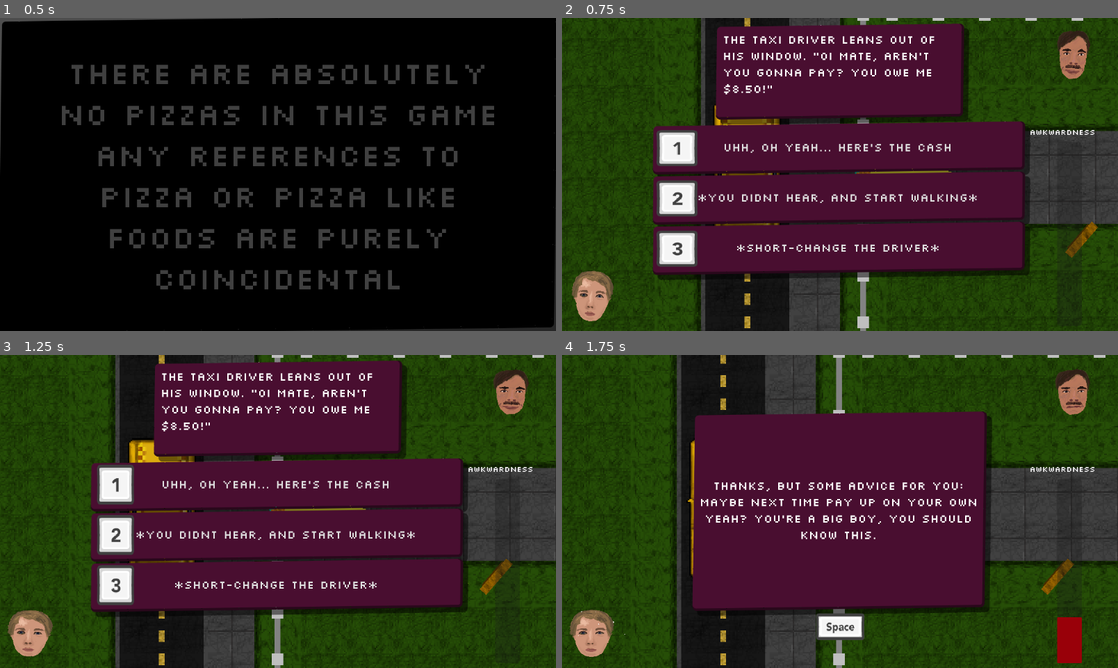
Above: before the commit, frames 1-4 (two rows, left to right).
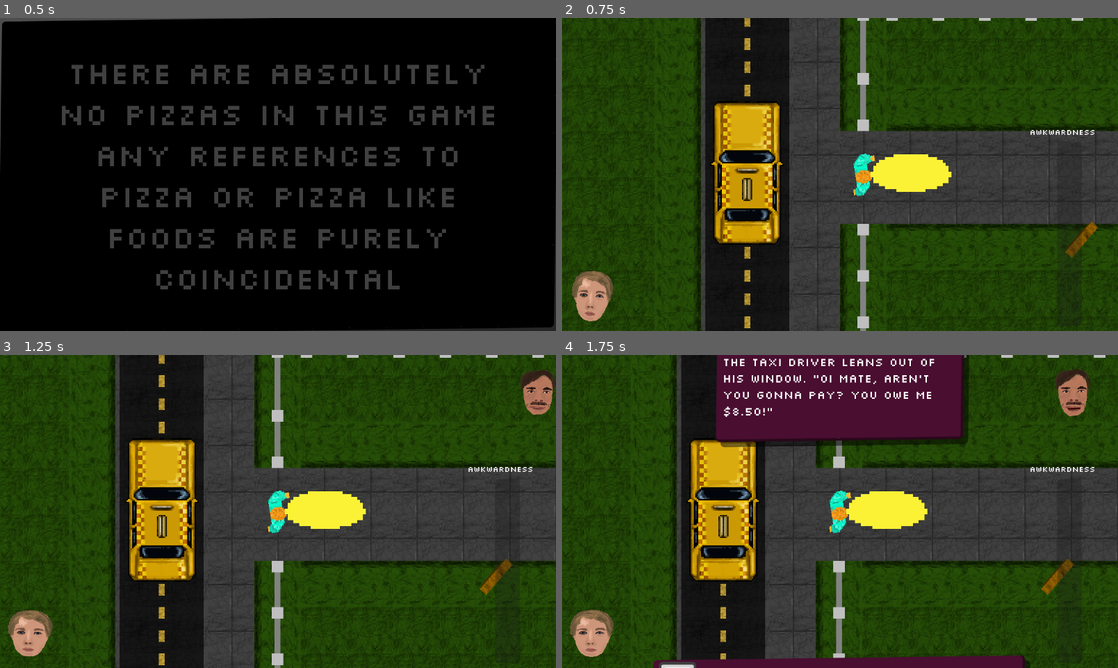
Above: after the commit, the same moments.

Repository: Jibby-Games/PizzaJam11
Game: Godot game, scene res://menu/intro.tscn
Same seed, same stepped clock (60 frames per second), same inputs: the game is played once before the commit and once after it.
Inputs (mouse positions are in pixels of both pictures, inside the frame that each line leads up to):
- Up to frame 1 (0.5 s): no input
- Up to frame 2 (0.75 s): tap Enter (ui_accept) at 0.5 s; move the mouse to (962, 158) at 0.52 s; press the mouse at (962, 158) at 0.53 s; hold D (right) from 0.53 s (still down)
- Up to frame 3 (1.25 s): keep holding D (right); tap Enter (ui_accept) at 0.77 s
- Up to frame 4 (1.75 s): release D (right) at 1.25 s; release the mouse at (962, 495) at 1.25 s; click (840, 486) at 1.25 s, where only the run before the commit has a clickable "Uhh, oh yeah... here's the ca…"

Frame 1 is identical in both runs. In frame 2, 47% of the frame differs, in the area x 16-95%, y 1-84%; in frame 3, 48%, in the area x 16-100%, y 1-84%; in frame 4, 42%.

Commit message:
feat: animated events oh yeaaaaahh

Diff:
--- a/ui/awkward_event_system.tscn
+++ b/ui/awkward_event_system.tscn
@@ -33,9 +33,134 @@
 
 [sub_resource type="Animation" id="Animation_8vb36"]
 resource_name = "start_event"
+length = 2.5
+tracks/0/type = "value"
+tracks/0/imported = false
+tracks/0/enabled = true
+tracks/0/path = NodePath("NPCPortrait:position")
+tracks/0/interp = 1
+tracks/0/loop_wrap = true
+tracks/0/keys = {
+"times": PackedFloat32Array(0, 1),
+"transitions": PackedFloat32Array(0.5, 0.5),
+"update": 0,
+"values": [Vector2(1220, 20), Vector2(998, 18)]
+}
+tracks/1/type = "value"
+tracks/1/imported = false
+tracks/1/enabled = true
+tracks/1/path = NodePath("ChoiceScreen/ScenePanel:position")
+tracks/1/interp = 1
+tracks/1/loop_wrap = true
+tracks/1/keys = {
+"times": PackedFloat32Array(0.4, 1.3),
+"transitions": PackedFloat32Array(0.5, 0.5),
+"update": 0,
+"values": [Vector2(320, -252), Vector2(320, 15)]
+}
+tracks/2/type = "value"
+tracks/2/imported = false
+tracks/2/enabled = true
+tracks/2/path = NodePath("ChoiceScreen/DialogueChoices/ChoiceButton1:position")
+tracks/2/interp = 1
+tracks/2/loop_wrap = true
+tracks/2/keys = {
+"times": PackedFloat32Array(0.7, 1.4),
+"transitions": PackedFloat32Array(2, 2),
+"update": 0,
+"values": [Vector2(0, 500), Vector2(0, 0)]
+}
+tracks/3/type = "value"
+tracks/3/imported = false
+tracks/3/enabled = true
+tracks/3/path = NodePath("ChoiceScreen/DialogueChoices/ChoiceButton2:position")
+tracks/3/interp = 1
+tracks/3/loop_wrap = true
+tracks/3/keys = {
+"times": PackedFloat32Array(1.2, 1.9),
+"transitions": PackedFloat32Array(2, 2),
+"update": 0,
+"values": [Vector2(0, 604), Vector2(0, 104)]
+}
+tracks/4/type = "value"
+tracks/4/imported = false
+tracks/4/enabled = true
+tracks/4/path = NodePath("ChoiceScreen/DialogueChoices/ChoiceButton3:position")
+tracks/4/interp = 1
+tracks/4/loop_wrap = true
+tracks/4/keys = {
+"times": PackedFloat32Array(1.6, 2.3),
+"transitions": PackedFloat32Array(2, 2),
+"update": 0,
+"values": [Vector2(0, 708), Vector2(0, 208)]
+}
+
+[sub_resource type="Animation" id="Animation_57fjc"]
+length = 0.001
+tracks/0/type = "value"
+tracks/0/imported = false
+tracks/0/enabled = true
+tracks/0/path = NodePath("NPCPortrait:position")
+tracks/0/interp = 1
+tracks/0/loop_wrap = true
+tracks/0/keys = {
+"times": PackedFloat32Array(0),
+"transitions": PackedFloat32Array(1),
+"update": 0,
+"values": [Vector2(998, 18)]
+}
+tracks/1/type = "value"
+tracks/1/imported = false
+tracks/1/enabled = true
+tracks/1/path = NodePath("ChoiceScreen/ScenePanel:position")
+tracks/1/interp = 1
+tracks/1/loop_wrap = true
+tracks/1/keys = {
+"times": PackedFloat32Array(0),
+"transitions": PackedFloat32Array(1),
+"update": 0,
+"values": [Vector2(320, 15)]
+}
+tracks/2/type = "value"
+tracks/2/imported = false
+tracks/2/enabled = true
+tracks/2/path = NodePath("ChoiceScreen/DialogueChoices/ChoiceButton1:position")
+tracks/2/interp = 1
+tracks/2/loop_wrap = true
+tracks/2/keys = {
+"times": PackedFloat32Array(0),
+"transitions": PackedFloat32Array(1),
+"update": 0,
+"values": [Vector2(0, 0)]
+}
+tracks/3/type = "value"
+tracks/3/imported = false
+tracks/3/enabled = true
+tracks/3/path = NodePath("ChoiceScreen/DialogueChoices/ChoiceButton2:position")
+tracks/3/interp = 1
+tracks/3/loop_wrap = true
+tracks/3/keys = {
+"times": PackedFloat32Array(0),
+"transitions": PackedFloat32Array(1),
+"update": 0,
+"values": [Vector2(0, 104)]
+}
+tracks/4/type = "value"
+tracks/4/imported = false
+tracks/4/enabled = true
+tracks/4/path = NodePath("ChoiceScreen/DialogueChoices/ChoiceButton3:position")
+tracks/4/interp = 1
+tracks/4/loop_wrap = true
+tracks/4/keys = {
+"times": PackedFloat32Array(0),
+"transitions": PackedFloat32Array(1),
+"update": 0,
+"values": [Vector2(0, 208)]
+}
 
 [sub_resource type="AnimationLibrary" id="AnimationLibrary_eop60"]
 _data = {
+"RESET": SubResource("Animation_57fjc"),
 "start_event": SubResource("Animation_8vb36")
 }
 
@@ -90,19 +215,16 @@
 grow_horizontal = 2
 grow_vertical = 0
 
-[node name="VBoxContainer" type="VBoxContainer" parent="ChoiceScreen/DialogueChoices"]
+[node name="ChoiceButton1" type="Button" parent="ChoiceScreen/DialogueChoices"]
+unique_name_in_owner = true
+custom_minimum_size = Vector2(100, 100)
 layout_mode = 2
 offset_right = 770.0
-offset_bottom = 379.0
-
-[node name="ChoiceButton1" type="Button" parent="ChoiceScreen/DialogueChoices/VBoxContainer"]
-unique_name_in_owner = true
-custom_minimum_size = Vector2(100, 100)
-layout_mode = 2
+offset_bottom = 100.0
 shortcut = SubResource("Shortcut_xnhmu")
 text = "Choice 1"
 
-[node name="InputPrompt" parent="ChoiceScreen/DialogueChoices/VBoxContainer/ChoiceButton1" instance=ExtResource("3_m2sxk")]
+[node name="InputPrompt" parent="ChoiceScreen/DialogueChoices/ChoiceButton1" instance=ExtResource("3_m2sxk")]
 layout_mode = 1
 anchors_preset = 4
 anchor_left = 0.0
@@ -117,14 +239,17 @@
 grow_vertical = 2
 texture = ExtResource("2_xkfl5")
 
-[node name="ChoiceButton2" type="Button" parent="ChoiceScreen/DialogueChoices/VBoxContainer"]
+[node name="ChoiceButton2" type="Button" parent="ChoiceScreen/DialogueChoices"]
 unique_name_in_owner = true
 custom_minimum_size = Vector2(100, 100)
 layout_mode = 2
+offset_top = 104.0
+offset_right = 770.0
+offset_bottom = 204.0
 shortcut = SubResource("Shortcut_ku5rx")
 text = "Choice 2"
 
-[node name="InputPrompt" parent="ChoiceScreen/DialogueChoices/VBoxContainer/ChoiceButton2" instance=ExtResource("3_m2sxk")]
+[node name="InputPrompt" parent="ChoiceScreen/DialogueChoices/ChoiceButton2" instance=ExtResource("3_m2sxk")]
 layout_mode = 1
 anchors_preset = 4
 anchor_left = 0.0
@@ -139,14 +264,17 @@
 grow_vertical = 2
 texture = ExtResource("3_aiikn")
 
-[node name="ChoiceButton3" type="Button" parent="ChoiceScreen/DialogueChoices/VBoxContainer"]
+[node name="ChoiceButton3" type="Button" parent="ChoiceScreen/DialogueChoices"]
 unique_name_in_owner = true
 custom_minimum_size = Vector2(100, 100)
 layout_mode = 2
+offset_top = 208.0
+offset_right = 770.0
+offset_bottom = 308.0
 shortcut = SubResource("Shortcut_8pypk")
 text = "Choice 3"
 
-[node name="InputPrompt" parent="ChoiceScreen/DialogueChoices/VBoxContainer/ChoiceButton3" instance=ExtResource("3_m2sxk")]
+[node name="InputPrompt" parent="ChoiceScreen/DialogueChoices/ChoiceButton3" instance=ExtResource("3_m2sxk")]
 layout_mode = 1
 anchors_preset = 4
 anchor_left = 0.0
@@ -202,7 +330,7 @@
 anchor_right = 1.0
 offset_left = -154.0
 offset_top = 18.0
-offset_right = -26.0
+offset_right = -26.0009
 offset_bottom = 146.0
 grow_horizontal = 0
 
@@ -211,6 +339,6 @@
 "": SubResource("AnimationLibrary_eop60")
 }
 
-[connection signal="pressed" from="ChoiceScreen/DialogueChoices/VBoxContainer/ChoiceButton1" to="." method="_on_choice_button_1_pressed"]
-[connection signal="pressed" from="ChoiceScreen/DialogueChoices/VBoxContainer/ChoiceButton2" to="." method="_on_choice_button_2_pressed"]
-[connection signal="pressed" from="ChoiceScreen/DialogueChoices/VBoxContainer/ChoiceButton3" to="." method="_on_choice_button_3_pressed"]
+[connection signal="pressed" from="ChoiceScreen/DialogueChoices/ChoiceButton1" to="." method="_on_choice_button_1_pressed"]
+[connection signal="pressed" from="ChoiceScreen/DialogueChoices/ChoiceButton2" to="." method="_on_choice_button_2_pressed"]
+[connection signal="pressed" from="ChoiceScreen/DialogueChoices/ChoiceButton3" to="." method="_on_choice_button_3_pressed"]
--- a/ui/dialogue_system.gd
+++ b/ui/dialogue_system.gd
@@ -17,6 +17,7 @@
 	%ChoiceButton3.text = current_event.choice_3
 	$ChoiceScreen.show()
 	$ResponseScreen.hide()
+	$AnimationPlayer.play("start_event")
 
 	player_portrait_head.animation = current_event.player_animation
 	if current_event.playertalk_scenario:
Not shown: 1 places in ui/awkward_event_system.tscn that only renumber resources
